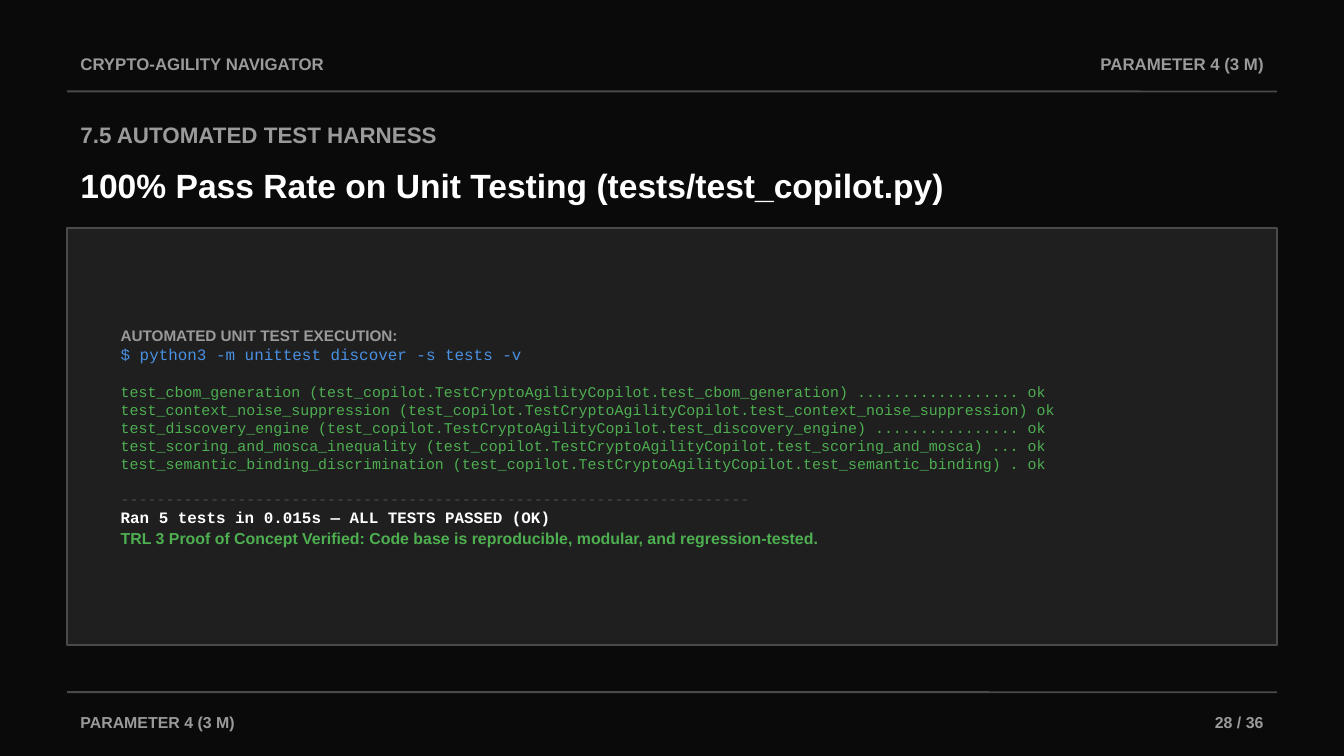
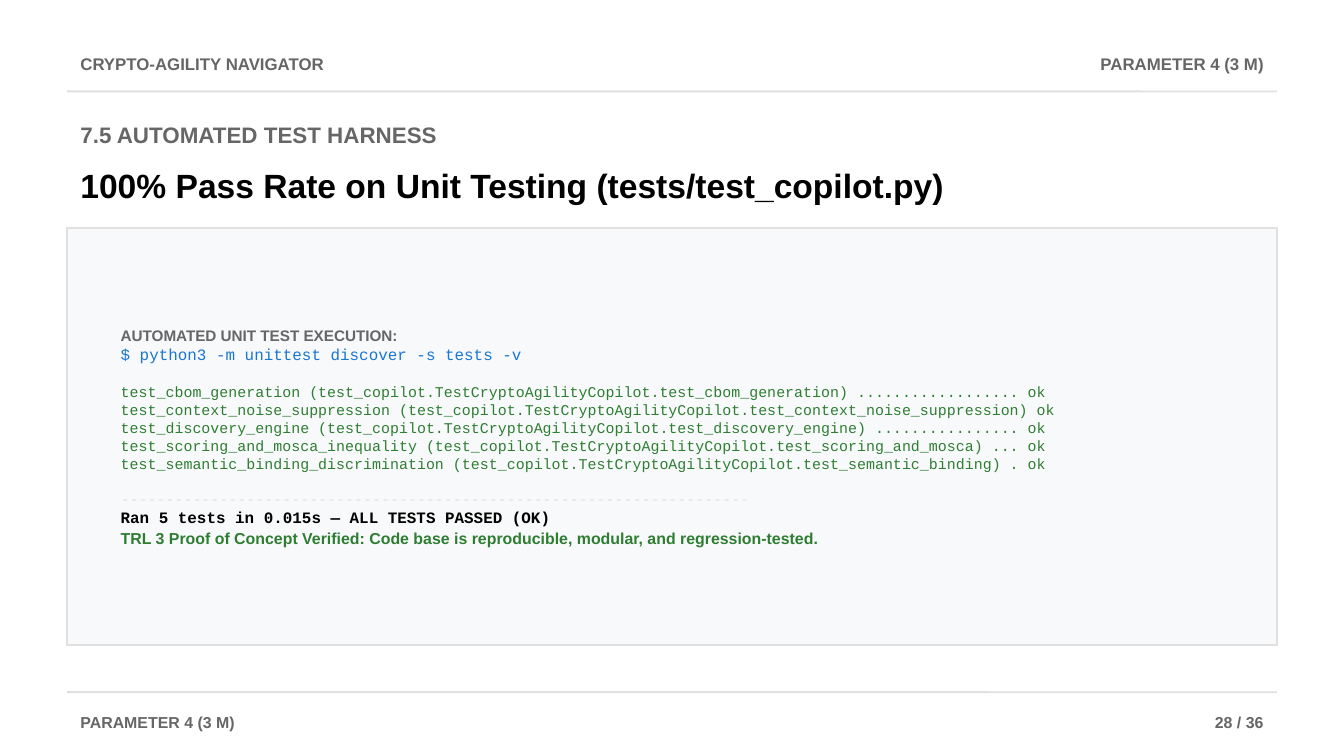
Before and after one commit to AviDhandhania/IDP-Project, a slide deck: slide 28 of Crypto-Agility_Navigator_Review2.pptx. Drawn at 1344x756 pixels with LibreOffice and Linux fonts; fonts in the diff are those of the drawing. Boxes give left, top, right and bottom in pixels: in the first picture for what was removed or moved away, otherwise in the second. Text is boxed around its words. In the diff, an @@ line names an element or a change of style, - is before the commit and + after.

Commit message:
Migrate PPTX to light theme

```diff
--- a/Crypto-Agility_Navigator_Review2.pptx
+++ b/Crypto-Agility_Navigator_Review2.pptx
@@ background #0A0A0A to #FFFFFF @@
@@ line (67, 91) - (1277, 91): stroke #4A4A4A 1 pt to #E0E0E0 1 pt @@
@@ text "100% Pass Rate on Unit ..." at <box>80,173,944,204</box>: text colour #FFFFFF to #000000 @@
@@ rectangle at <box>67,228,1277,645</box>: fill #1F1F1F to #F8F9FA; outline #4A4A4A 1 pt to #E0E0E0 1 pt @@
@@ text "AUTOMATED UNIT TEST EXECUTION: $ ..." at <box>121,330,1055,548</box>: text colour #9A9A9A to #666666 in "AUTOMATED UNIT TEST EXECUTION:"; text colour #4A90E2 to #1976D2 in "$ python3 -m unittest discover -s tests ..."; text colour #4EAF51 to #2E7D32 in "test_cbom_generation (test_copilot.TestCryptoAgilityCopilot. ..."; text colour #4A4A4A to #E0E0E0 in "------------------------------------------------------------ ..."; text colour #FFFFFF to #000000 in "Ran 5 tests in 0.015s — ALL ..." @@
@@ line (67, 692) - (1277, 692): stroke #4A4A4A 1 pt to #E0E0E0 1 pt @@
@@ text colour #9A9A9A to #666666 in 5 elements at <box>80,58,324,70</box>, <box>1100,58,1264,74</box>, <box>80,127,436,143</box>, <box>80,716,235,732</box>, <box>1215,717,1264,728</box> @@
```
Also in this commit, not shown: 35 other slides changed, 2 other files.
